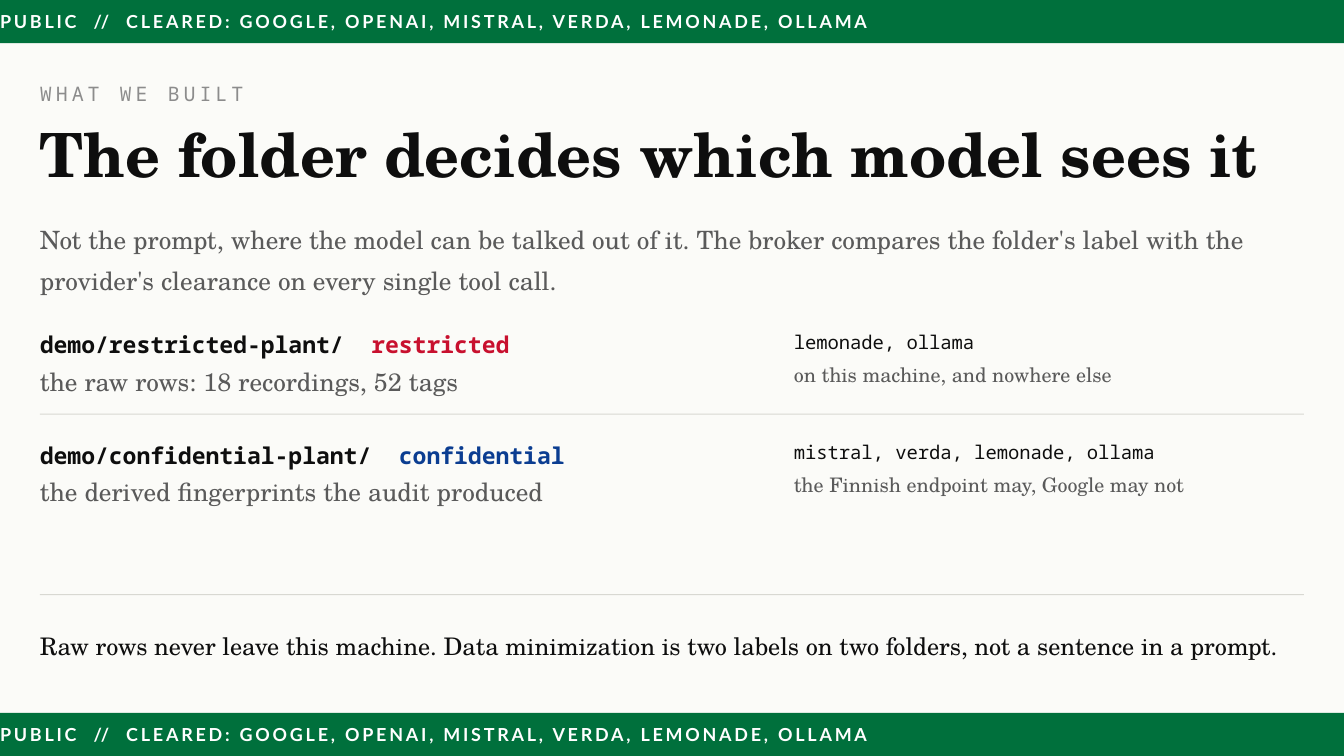
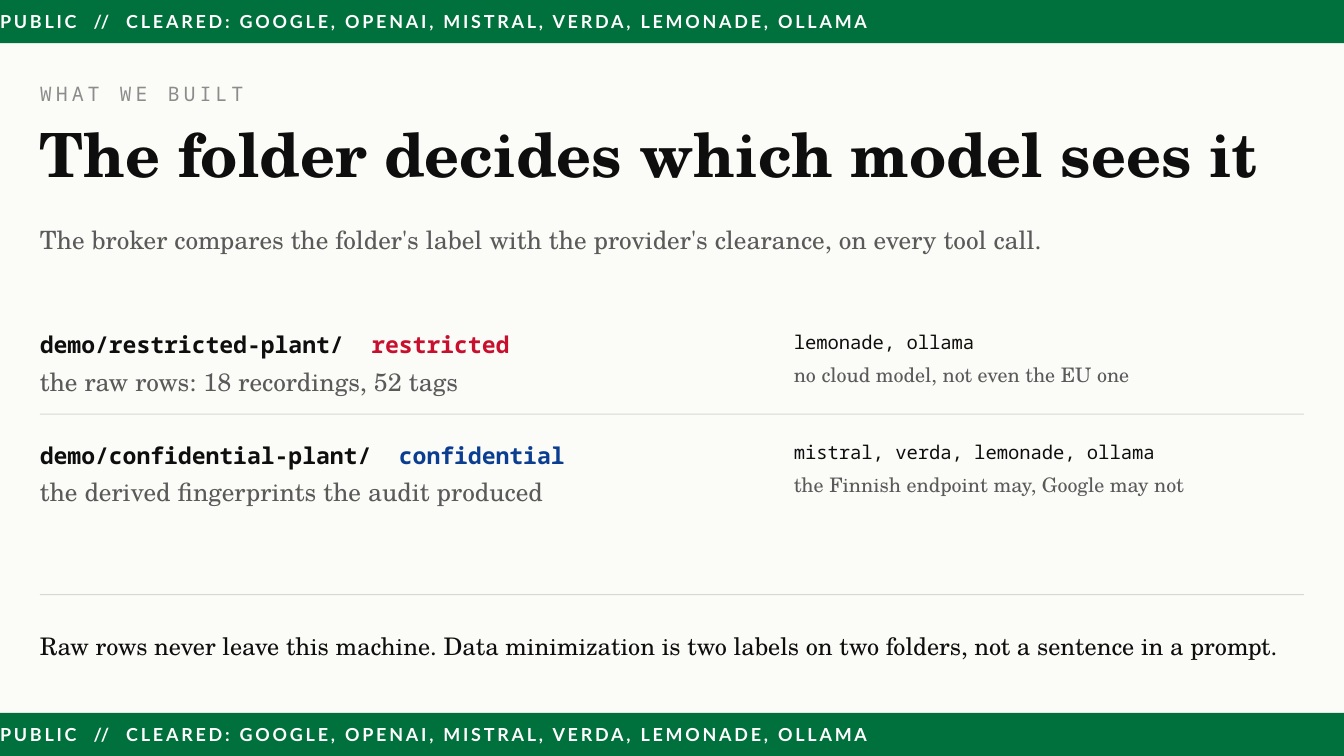
Before and after one commit to AJBogo9/aaltoai-hackathon-2026, a slide deck: slide 3 of demo/Norrin_Pitch.pptx. Drawn at 1344x756 pixels with LibreOffice and Linux fonts; fonts in the diff are those of the drawing. Boxes give left, top, right and bottom in pixels: in the first picture for what was removed or moved away, otherwise in the second. Text is boxed around its words. In the diff, an @@ line names an element or a change of style, - is before the commit and + after.

```diff
--- a/demo/Norrin_Pitch.pptx
+++ b/demo/Norrin_Pitch.pptx
@@ text at bbox=[40, 230, 1042, 254]: text changed @@
-Not the prompt, where the model can be talked out of it. The broker compares the folder's label with the provider's clearance on every single tool call.
+The broker compares the folder's label with the provider's clearance, on every tool call.
@@ text at bbox=[794, 367, 1129, 386]: text changed @@
-on this machine, and nowhere else
+no cloud model, not even the EU one
```
Also in this commit, not shown: 3 other slides changed, 2 other files.
